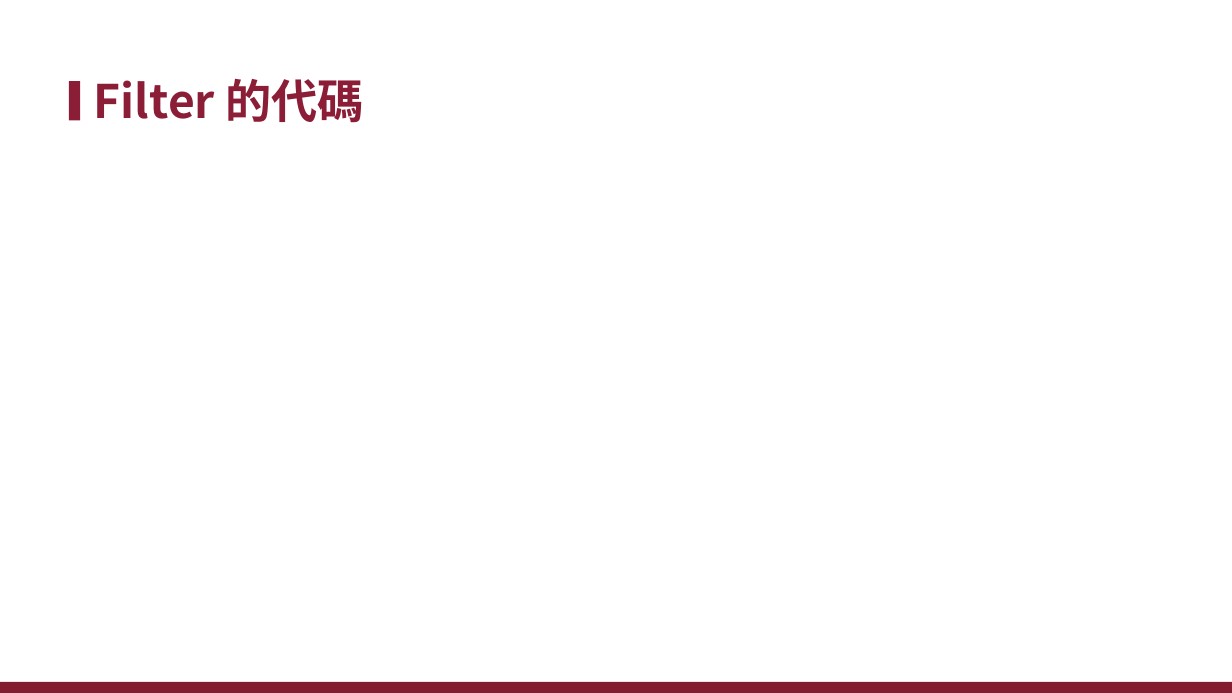
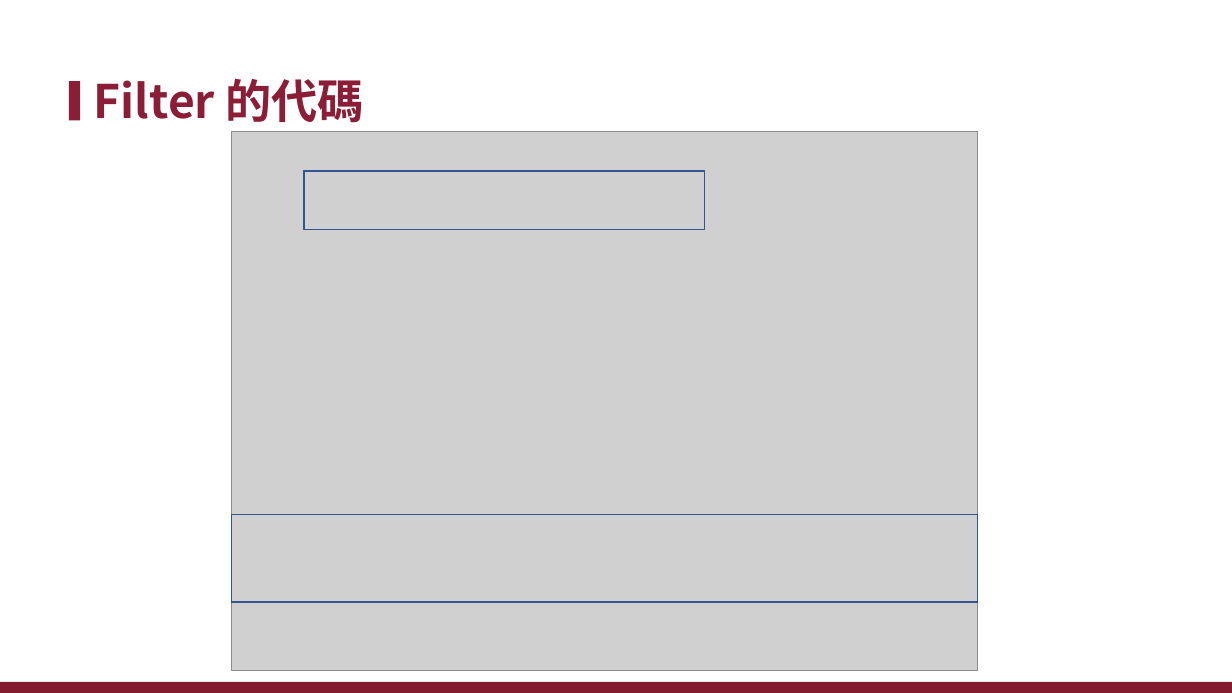
Before and after one commit to xiauchen/3__EurekaAndZuul, a slide deck: slide 54 of EurekaAndZuul.pptx (slide 16 before the commit). Drawn at 1232x693 pixels with LibreOffice and Linux fonts; fonts in the diff are those of the drawing; grey boxes stand for pictures; background and template pictures are left out. Boxes give left, top, right and bottom in pixels: in the first picture for what was removed or moved away, otherwise in the second. Text is boxed around its words. In the diff, an @@ line names an element or a change of style, - is before the commit and + after.

```diff
--- a/EurekaAndZuul.pptx
+++ b/EurekaAndZuul.pptx
@@ picture added at bbox=[232, 131, 978, 671] @@
@@ rectangle added at bbox=[304, 171, 705, 229], outline #325491 1 pt @@
@@ rectangle added at bbox=[232, 515, 978, 603], outline #325491 1 pt @@
```
Also in this commit, not shown: 11 other slides changed, 50 slides added, 6 slides removed, 12 other files.
